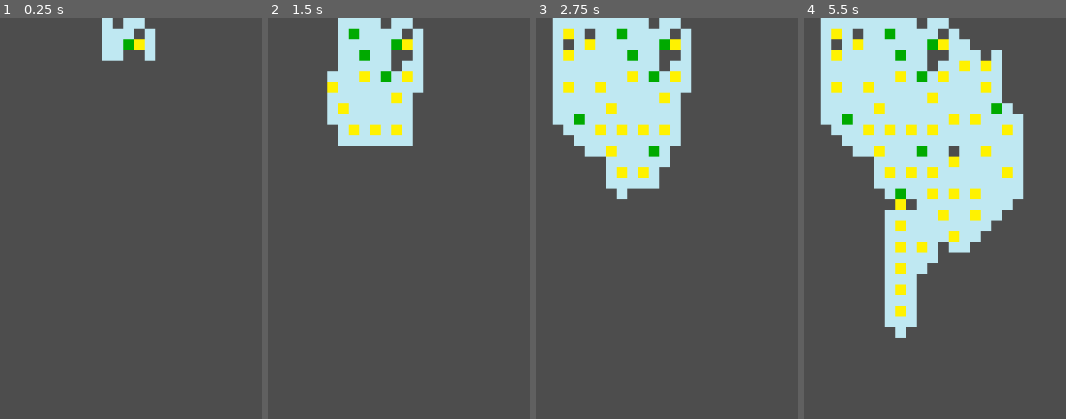
Above: before the commit, frames 1-4 (left to right).
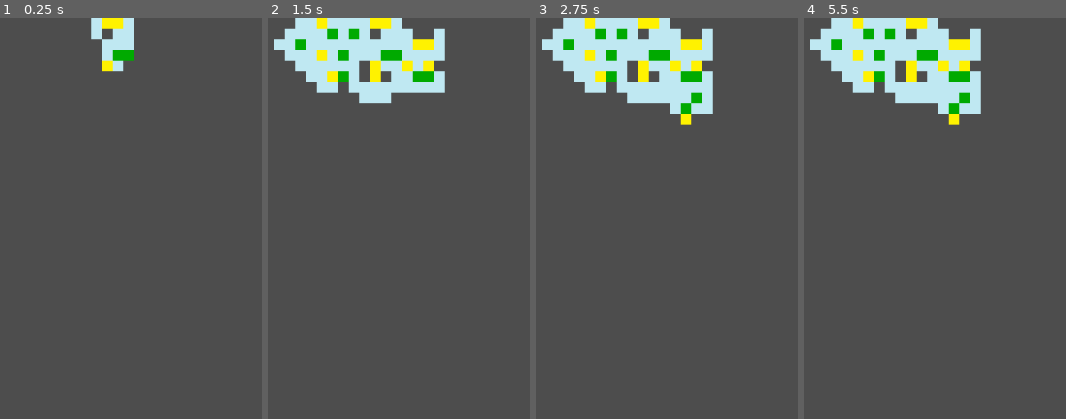
Above: after the commit, the same moments.

Repository: MichaelReel/2DMapGen_2025
Game: Godot game, scene res://PixelDrawn/wave_function_collapse.tscn
Two runs of this game, one before a commit and one after it. Both use one fixed random seed, a clock stepped at 60 frames per second and the inputs below. This scene is started directly instead of the project's main scene.
Inputs:
- Up to frame 1 (0.25 s): no input
- Up to frame 2 (1.5 s): no input
- Up to frame 3 (2.75 s): no input
- Up to frame 4 (5.5 s): no input

The runs differ from the first frame. In frame 1, 1.8% of the frame differs, in the area x 34-60%, y 0-14%; in frame 2, 11%; in frame 3, 15%; in frame 4, 31%, in the area x 2-84%, y 0-80%.

Commit message:
Moving to a different approach and adding some debugging.

Diff:
--- a/PixelDrawn/wave_function_collapse.gd
+++ b/PixelDrawn/wave_function_collapse.gd
@@ -11,11 +11,15 @@
 var color_indices: Array[Color] = []
 
 var pixel_patterns: Array[Array]
+var pattern_links: Array[PatternLink]
 var image_wave: Array[Array]
 var output_image: Image
 var wave_front: Array[int] = []
 var final_print: bool = false
 
+var debug: bool = true
+var debug_patterns_image: Image
+var stop_at_step: int = 100
 
 #region doc
 # Algorithm
@@ -48,6 +52,57 @@
 	if not input_sample:
 		printerr("input_sample required")
 
+	_extract_pixel_patterns()
+	_create_pattern_matching_connections()
+
+	if debug:
+		print(color_indices)
+		print(len(pixel_patterns), " pixel patterns")
+		print(pixel_patterns)
+		#print(pattern_links)
+
+	_prepare_image_wave_as_a_pattern_index_array()
+
+	if debug:
+		_create_and_save_debug_pattern_image()
+
+	# Prepare the output
+	output_image = Image.create_empty(texture.get_width(), texture.get_height(), false, input_sample.get_image().get_format())
+
+	# Setup an initial front
+	var random_wave_index: int = randi_range(0, len(image_wave))
+	wave_front = [random_wave_index]
+
+func _process(delta: float) -> void:
+	if stop_at_step <= 0:
+		return
+	else:
+		stop_at_step -= 1
+
+	if len(wave_front) <= 0:
+		## some debug from the last run
+		#if not final_print:
+			#if debug:
+				#print(image_wave.map(
+					#func (pattern_list: Array[int]) -> int:
+						#return -1 if pattern_list.is_empty() else (
+							#pixel_patterns[pattern_list[0]][MID_PATTERN_PIXEL]
+						#)
+				#))
+			#final_print = true
+			#
+		return
+
+	var next_image_wave_index: int = wave_front.front()
+
+	_collapse_by_wave_index(next_image_wave_index)
+	_update_output_pixel_from_image_wave(next_image_wave_index)
+
+	texture = ImageTexture.create_from_image(output_image)
+
+#region create patterns
+
+func _extract_pixel_patterns() -> void:
 	# create the 3x3 pixel patterns from the input_sample
 	pixel_patterns = _get_3x3_pixel_patterns(input_sample)
 
@@ -63,77 +118,6 @@
 
 	# Strip any duplicate patterns
 	pixel_patterns = _strip_duplicate_patterns(pixel_patterns)
-
-	print(color_indices)
-	#print(len(pixel_patterns), " pixel patterns")
-	print(pixel_patterns)
-
-	# Prepare the output
-	var template_cell: Array[int] = []
-	for index in len(pixel_patterns):
-		template_cell.append(index)
-
-	image_wave = []
-	for _index in range(texture.get_width() * texture.get_height()):
-		image_wave.append(template_cell.duplicate())
-
-	#print(len(image_wave))
-	output_image = Image.create_empty(texture.get_width(), texture.get_height(), false, input_sample.get_image().get_format())
-
-	# Setup an initial front
-	var random_wave_index: int = randi_range(0, len(image_wave))
-	# Collapse element to a definite state
-	#print(random_wave_index)
-	_collapse_by_wave_index(random_wave_index)
-
-	#print(wave_front)
-
-func _process(delta: float) -> void:
-	var a_t: float = Time.get_unix_time_from_system()
-	if len(wave_front) <= 0:
-		# some debug from the last run
-		if not final_print:
-			#print(image_wave.map(func (pattern_list: Array[int]) -> int: return len(pattern_list)))
-			#print(image_wave.map(func (pattern_list: Array[int]) -> int: return -1 if pattern_list.is_empty() else pattern_list[0]))
-			#print(image_wave.map(
-				#func (pattern_list: Array[int]) -> int:
-					#return -1 if pattern_list.is_empty() else (
-						#pixel_patterns[pattern_list[0]][MID_PATTERN_PIXEL]
-					#)
-			#))
-			final_print = true
-
-		return
-
-	var next_image_wave_index: int = wave_front.front()
-
-	#print(next_image_wave_index)
-
-	_collapse_by_wave_index(next_image_wave_index)
-	#print(wave_front)
-
-	var b_t: float = Time.get_unix_time_from_system()
-
-	# Set image output by current wave potentials
-	# TODO: Only update the changed pixel!
-	var y: int = next_image_wave_index / output_image.get_width()
-	var x: int = next_image_wave_index % output_image.get_width()
-	var pixel_pattern_array: Array[int] = image_wave[next_image_wave_index]
-	output_image.set_pixel(x, y, _get_potential_color_result(pixel_pattern_array))
-
-	#for y in output_image.get_height():
-		#for x in output_image.get_width():
-			#var wave_index: int = y * output_image.get_width() + x
-			#var pixel_pattern_array: Array[int] = image_wave[wave_index]
-			#output_image.set_pixel(x, y, _get_potential_color_result(pixel_pattern_array))
-
-	var c_t: float = Time.get_unix_time_from_system()
-
-	texture = ImageTexture.create_from_image(output_image)
-
-	var d_t: float = Time.get_unix_time_from_system()
-
-	#print("a: ", (b_t - a_t), ", b: ", (c_t - b_t), ", c: ", (d_t - c_t), ", delta: ", delta)
 
 func _get_3x3_pixel_patterns(sample: Texture2D) -> Array[Array]:
 	var patterns: Array[Array] = []
@@ -235,6 +219,36 @@
 		pixel_pattern[0], pixel_pattern[1], pixel_pattern[2],
 	]
 
+#endregion
+
+#region setup image wave
+
+func _prepare_image_wave_as_a_pattern_index_array() -> void:
+	# prepare the workspace for potential patterns at each cell
+	var template_cell: Array[int] = []
+	for index in len(pixel_patterns):
+		template_cell.append(index)
+
+	image_wave = []
+	for _index in range(texture.get_width() * texture.get_height()):
+		image_wave.append(template_cell.duplicate())
+
+func _create_pattern_matching_connections() -> void:
+	"""Create a mapping from each pattern to patterns that will fit in each direction"""
+	pattern_links = []
+	for pattern_index in range(len(pixel_patterns)):
+		pattern_links.append(PatternLink.new(pixel_patterns, pattern_index))
+
+#endregion
+
+#region output update
+
+func _update_output_pixel_from_image_wave(index: int) -> void:
+	var y: int = index / output_image.get_width()
+	var x: int = index % output_image.get_width()
+	var pixel_pattern_array: Array[int] = image_wave[index]
+	output_image.set_pixel(x, y, _get_potential_color_result(pixel_pattern_array))
+
 func _get_potential_color_result(pattern_indices: Array[int]) -> Color:
 	if len(pattern_indices) < 1:
 		printerr("No patterns to average!")
@@ -248,6 +262,10 @@
 
 	color_vector /= color_count
 	return Color(color_vector.x, color_vector.y, color_vector.z, color_vector.w)
+
+#endregion
+
+#region collapsing to a pattern
 
 func _collapse_by_wave_index(index: int) -> void:
 	if index in wave_front:
@@ -280,14 +298,15 @@
 			if x == 0 and y == 0: continue
 
 			var neighbour_index: int = index + (y * output_image.get_width()) + x
-			# Check for edges
-			if neighbour_index < 0 or neighbour_index >= len(image_wave): continue
+			# Check for and skip over edge boundaries
+			if neighbour_index < 0: continue
+			if neighbour_index >= len(image_wave): continue
 			if x == -1 and index % output_image.get_width() == 0: continue
 			if x == 1 and neighbour_index % output_image.get_width() == 0: continue
 
 			if len(pattern_list) <= 0:
 				printerr("No viable patterns left at index ", index)
-				continue
+				break
 
 			var neighbour_in_pattern: int = 4 + x + (y * 3)
 			var neighbour_possible_color_ids: Array = image_wave[neighbour_index].map(
@@ -303,6 +322,9 @@
 
 			# Update for the next neighbour
 			pattern_list = updated_pattern_list
+
+		if len(pattern_list) <= 0:
+			break
 
 	# Record the newly limited patterns in the wave
 	image_wave[index] = pattern_list
@@ -345,6 +367,7 @@
 				origin_pixel_color_index,
 				pattern_pos_of_origin_relative_to_neighbour,
 			)
+			#_reduce_patterns_by_the_adjacent_possible_patterns(neighbour_index)
 
 	return updated_indices
 
@@ -377,3 +400,29 @@
 			return len(image_wave[a]) < len(image_wave[b])
 	)
 	wave_front.insert(insertion_index, index)
+
+#endregion
+
+func _create_and_save_debug_pattern_image() -> void:
+	# Create an image big enough to hold the patterns
+	var buffer_size: int = 1
+	var pattern_count: int = len(pixel_patterns)
+	var pattern_grid_side: int = int(ceil(sqrt(pattern_count)))
+	var image_side: int = pattern_grid_side * (3 + buffer_size) + buffer_size
+	var pattern_image: Image = Image.create(image_side, image_side, false, Image.FORMAT_RGBA8)
+
+	# Insert each pattern into the image
+	for pattern_index: int in range(pattern_count):
+		var pattern_x: int = pattern_index % pattern_grid_side
+		var pattern_y: int = pattern_index / pattern_grid_side
+		var start_x: int = pattern_x * (3 + buffer_size)
+		var start_y: int = pattern_y * (3 + buffer_size)
+		for pixel_index: int in range(9):
+			var color_index: int = pixel_patterns[pattern_index][pixel_index]
+			var color: Color = color_indices[color_index]
+			var x: int = start_x + (pixel_index % 3) + buffer_size
+			var y: int = start_y + (pixel_index / 3) + buffer_size
+			pattern_image.set_pixel(x, y, color)
+
+	# save the image to a PNG
+	pattern_image.save_png("res://PixelDrawn/samples/test_patterns.png")
--- a/PixelDrawn/wave_function_collapse.tscn
+++ b/PixelDrawn/wave_function_collapse.tscn
@@ -16,3 +16,5 @@
 texture = SubResource("PlaceholderTexture2D_go3fl")
 script = ExtResource("1_omn0o")
 input_sample = ExtResource("2_r2qrq")
+rotations = true
+reflections = true
--- /dev/null
+++ b/PixelDrawn/wfc/pattern_link.gd
@@ -0,0 +1,111 @@
+class_name PatternLink
+extends Node
+
+var _pixel_patterns: Array[Array]
+var _pattern_index: int
+var _pattern: Array[int]
+var _pattern_link_lists: Dictionary = {
+	Vector2i.UP + Vector2i.LEFT: [],
+	Vector2i.UP: [],
+	Vector2i.UP + Vector2i.RIGHT: [],
+	Vector2i.LEFT: [],
+	Vector2i.RIGHT: [],
+	Vector2i.DOWN + Vector2i.LEFT: [],
+	Vector2i.DOWN: [],
+	Vector2i.DOWN + Vector2i.RIGHT: [],
+}
+
+func _init(pixel_patterns: Array[Array], pattern_index: int) -> void:
+	_pixel_patterns = pixel_patterns
+	_pattern_index = pattern_index
+	_pattern = pixel_patterns[pattern_index]
+
+	_find_links_in_each_direction()
+
+func _to_string() -> String:
+	return "{index}: {links}".format(
+		{"index": _pattern_index, "links": _pattern_link_lists}
+	)
+
+func _find_links_in_each_direction() -> void:
+	# Find the patterns that match in each direction and append them to them to the appropriate lists
+	# Can include all patterns in each direction, including this pattern
+	for pixel_pattern_index in range(len(_pixel_patterns)):
+		var possible_neighbour: Array[int] = _pixel_patterns[pixel_pattern_index]
+		# In each direction check that each 4 or 6 pixels overlap exactly
+		if _up_left_match(possible_neighbour):
+			_pattern_link_lists[Vector2i.UP + Vector2i.LEFT].append(pixel_pattern_index)
+		if _up_match(possible_neighbour):
+			_pattern_link_lists[Vector2i.UP].append(pixel_pattern_index)
+		if _up_right_match(possible_neighbour):
+			_pattern_link_lists[Vector2i.UP + Vector2i.RIGHT].append(pixel_pattern_index)
+		if _left_match(possible_neighbour):
+			_pattern_link_lists[Vector2i.LEFT].append(pixel_pattern_index)
+		if _right_match(possible_neighbour):
+			_pattern_link_lists[Vector2i.RIGHT].append(pixel_pattern_index)
+		if _down_left_match(possible_neighbour):
+			_pattern_link_lists[Vector2i.DOWN + Vector2i.LEFT].append(pixel_pattern_index)
+		if _down_match(possible_neighbour):
+			_pattern_link_lists[Vector2i.DOWN].append(pixel_pattern_index)
+		if _down_right_match(possible_neighbour):
+			_pattern_link_lists[Vector2i.DOWN + Vector2i.RIGHT].append(pixel_pattern_index)
+
+#region pattern matching
+
+func _up_left_match(other: Array[int]) -> bool:
+	return [
+		other[4], other[5], other[7], other[8],
+	] == [
+		_pattern[0], _pattern[1], _pattern[3], _pattern[4],
+	]
+
+func _up_match(other: Array[int]) -> bool:
+	return [
+		other[3], other[4], other[5], other[6], other[7], other[8],
+	] == [
+		_pattern[0], _pattern[1], _pattern[2], _pattern[3], _pattern[4], _pattern[5],
+	]
+
+func _up_right_match(other: Array[int]) -> bool:
+	return [
+		other[3], other[4], other[6], other[7],
+	] == [
+		_pattern[1], _pattern[2], _pattern[4], _pattern[5],
+	]
+
+func _left_match(other: Array[int]) -> bool:
+	return [
+		other[1], other[2], other[4], other[5], other[7], other[8],
+	] == [
+		_pattern[0], _pattern[1], _pattern[3], _pattern[4], _pattern[6], _pattern[7],
+	]
+
+func _right_match(other: Array[int]) -> bool:
+	return [
+		other[0], other[1], other[3], other[4], other[6], other[7],
+	] == [
+		_pattern[1], _pattern[2], _pattern[4], _pattern[5], _pattern[7], _pattern[8],
+	]
+
+func _down_left_match(other: Array[int]) -> bool:
+	return [
+		other[1], other[2], other[4], other[5],
+	] == [
+		_pattern[3], _pattern[4], _pattern[6], _pattern[7],
+	]
+
+func _down_match(other: Array[int]) -> bool:
+	return [
+		other[0], other[1], other[2], other[3], other[4], other[5],
+	] == [
+		_pattern[3], _pattern[4], _pattern[5], _pattern[6], _pattern[7], _pattern[8],
+	]
+
+func _down_right_match(other: Array[int]) -> bool:
+	return [
+		other[0], other[1], other[3], other[4],
+	] == [
+		_pattern[4], _pattern[5], _pattern[7], _pattern[8],
+	]
+
+#endregion
Binary file added: PixelDrawn/samples/island.png
Not shown, added: PixelDrawn/samples/island.png.import
